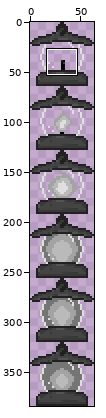
Sprite sheet: Light Up Your Life/Assets/Sprites/Lamp_Circle.png. Above, an overview of the earlier version with the close-up marked.
Close-up. Before the commit:
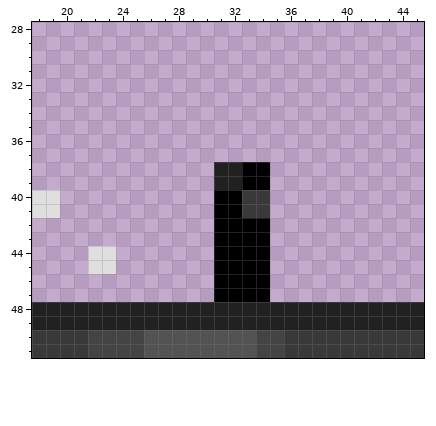
The file is 64x384 pixels. Colours within 5 levels of each other are drawn and written as one. Shown: x 18..45, y 28..51.
The same view after the edit:
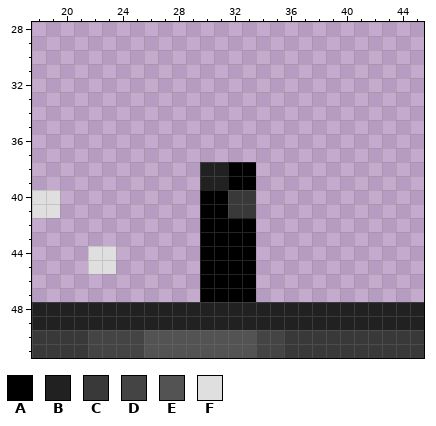
Palette (. is transparent): A #000000  B #212121  C #393939  D #444444  E #535353  F #dfdfdf
From the commit log: Lamp cone sprite implemented
What changed:
@@ x 28..36 @@
 37 .........
-38 ...BBAA..
-39 ...BBAA..
-40 ...AACC..
-41 ...AACC..
-42 ...AAAA..
-43 ...AAAA..
-44 ...AAAA..
-45 ...AAAA..
-46 ...AAAA..
-47 ...AAAA..
+38 ..BBAA...
+39 ..BBAA...
+40 ..AACC...
+41 ..AACC...
+42 ..AAAA...
+43 ..AAAA...
+44 ..AAAA...
+45 ..AAAA...
+46 ..AAAA...
+47 ..AAAA...
 48 BBBBBBBBB
Where, in picture pixels (left, top, right, bottom), the same in both close-ups:
changed: (200, 162, 270, 302)
